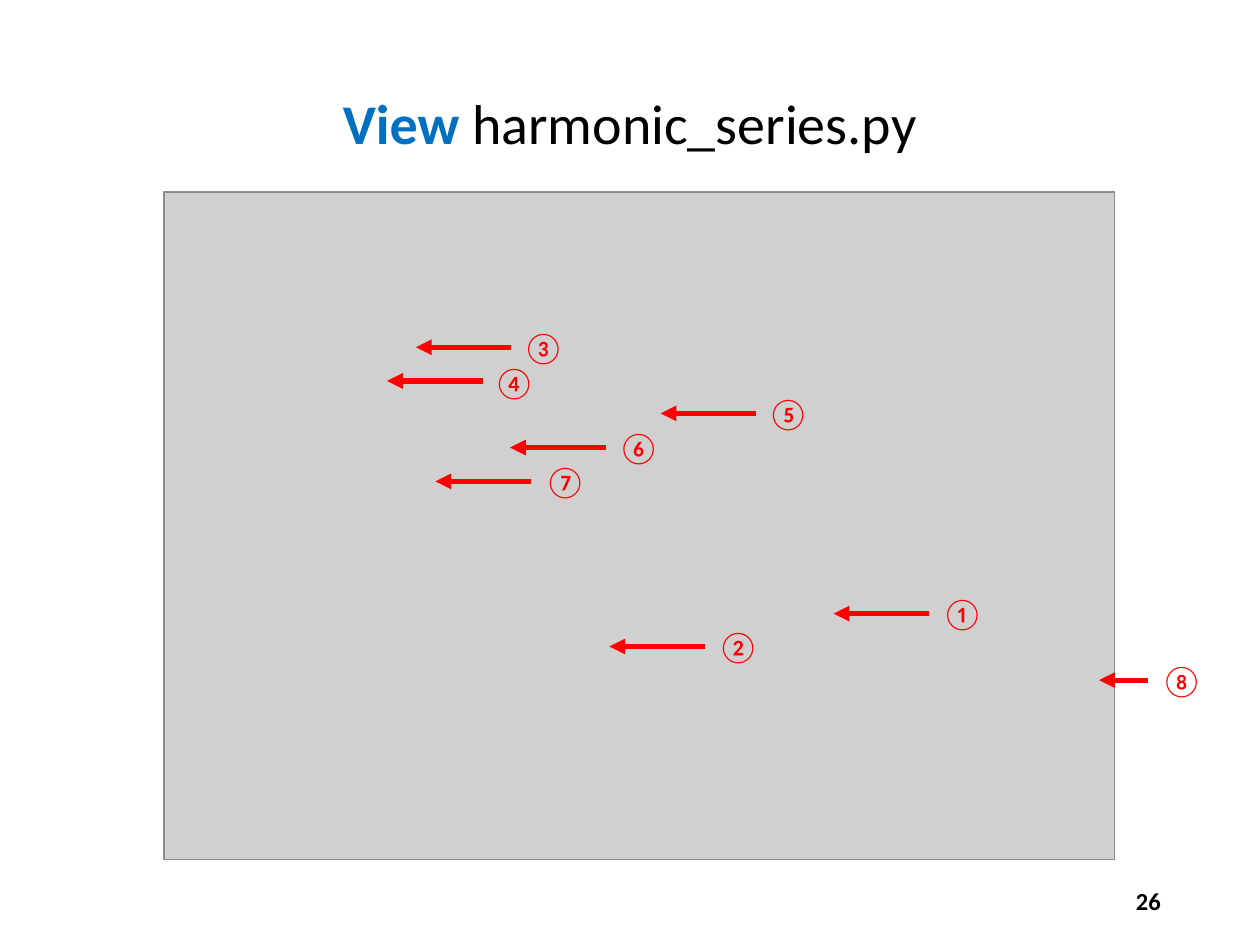
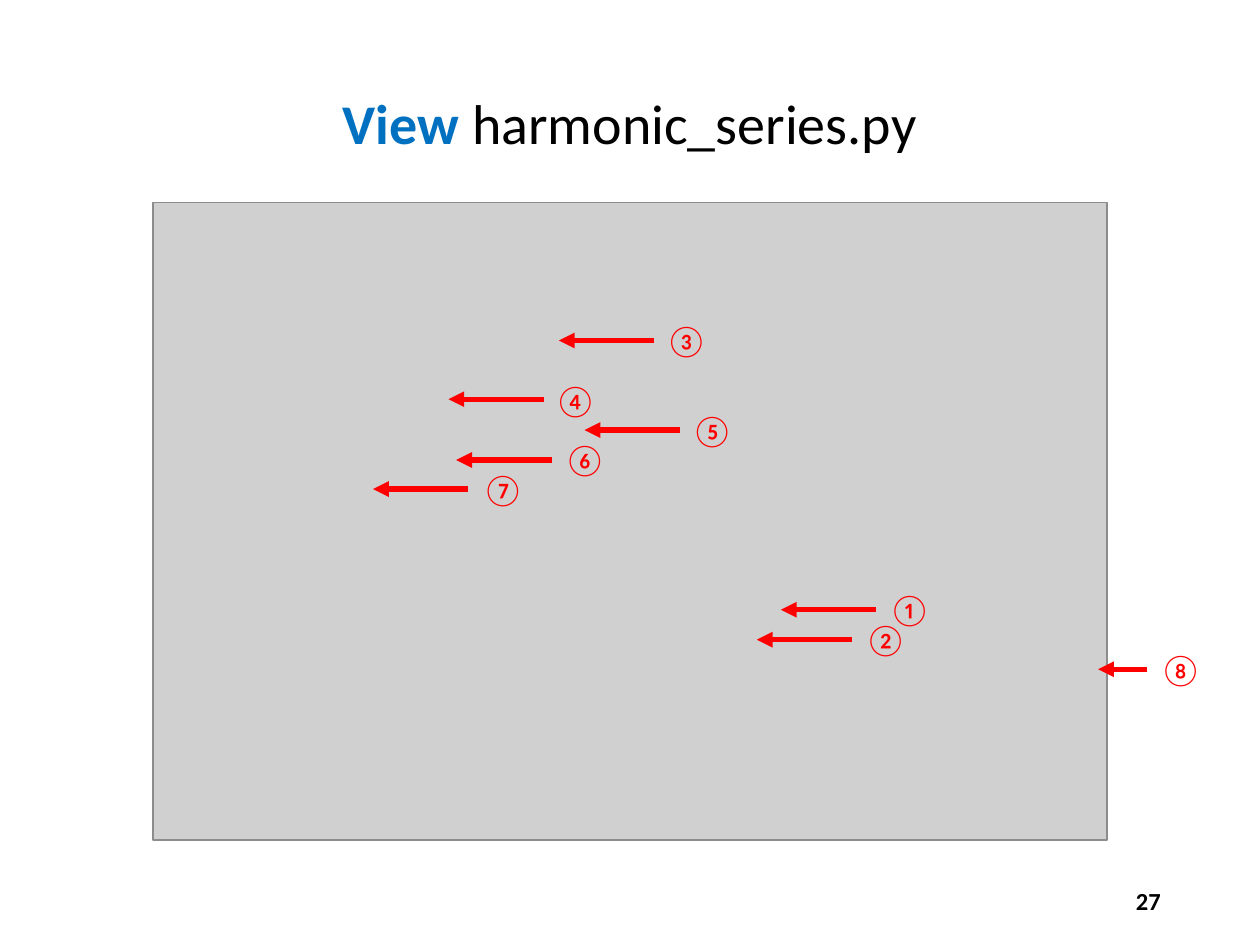
Before and after one commit to noahchampagne/QIS101, a slide deck: slide 27 of slides/Session 03 - Introducing Python/Session 03 - Introducing Python.pptx (slide 26 before the commit). Drawn at 1260x945 pixels with LibreOffice and Linux fonts; fonts in the diff are those of the drawing; grey boxes stand for pictures. Boxes give left, top, right and bottom in pixels: in the first picture for what was removed or moved away, otherwise in the second. Text is boxed around its words. In the diff, an @@ line names an element or a change of style, - is before the commit and + after.

Commit message:
Update screenshots

```diff
--- a/slides/Session 03 - Introducing Python/Session 03 - Introducing Python.pptx
+++ b/slides/Session 03 - Introducing Python/Session 03 - Introducing Python.pptx
@@ picture: place and size @@
-picture at box(164, 192, 1114, 859)
+picture at box(152, 203, 1106, 840)
@@ text "③": place and size @@
-text "③" at box(523, 334, 565, 365)
+text "③" at box(666, 327, 708, 358)
@@ arrow moved from (512, 348) - (416, 348) to (654, 340) - (558, 340) @@
@@ text "④": place and size @@
-text "④" at box(493, 369, 535, 400)
+text "④" at box(555, 387, 597, 418)
@@ arrow moved from (483, 381) - (387, 381) to (544, 399) - (449, 399) @@
@@ text "⑤": place and size @@
-text "⑤" at box(767, 400, 809, 431)
+text "⑤" at box(691, 417, 733, 448)
@@ text "⑥": place and size @@
-text "⑥" at box(618, 434, 660, 465)
+text "⑥" at box(564, 446, 606, 477)
@@ arrow moved from (756, 413) - (660, 413) to (680, 430) - (585, 430) @@
@@ arrow moved from (606, 447) - (510, 447) to (552, 460) - (456, 460) @@
@@ text "⑦": place and size @@
-text "⑦" at box(544, 468, 586, 499)
+text "⑦" at box(482, 476, 524, 507)
@@ arrow moved from (530, 481) - (435, 481) to (469, 489) - (373, 489) @@
@@ text "①": place and size @@
-text "①" at box(942, 600, 984, 631)
+text "①" at box(889, 596, 931, 629)
@@ arrow moved from (929, 614) - (834, 614) to (877, 610) - (781, 610) @@
@@ text "②": place and size @@
-text "②" at box(717, 633, 759, 664)
+text "②" at box(865, 625, 907, 657)
@@ arrow moved from (704, 646) - (610, 646) to (852, 640) - (757, 640) @@
@@ text "⑧": place and size @@
-text "⑧" at box(1161, 666, 1203, 698)
+text "⑧" at box(1160, 655, 1202, 687)
@@ arrow moved from (1148, 680) - (1099, 680) to (1148, 669) - (1099, 669) @@
@@ page number at box(1136, 894, 1161, 910): text changed @@
-26
+27
```
Also in this commit, not shown: 15 other slides changed, 6 slides added.
